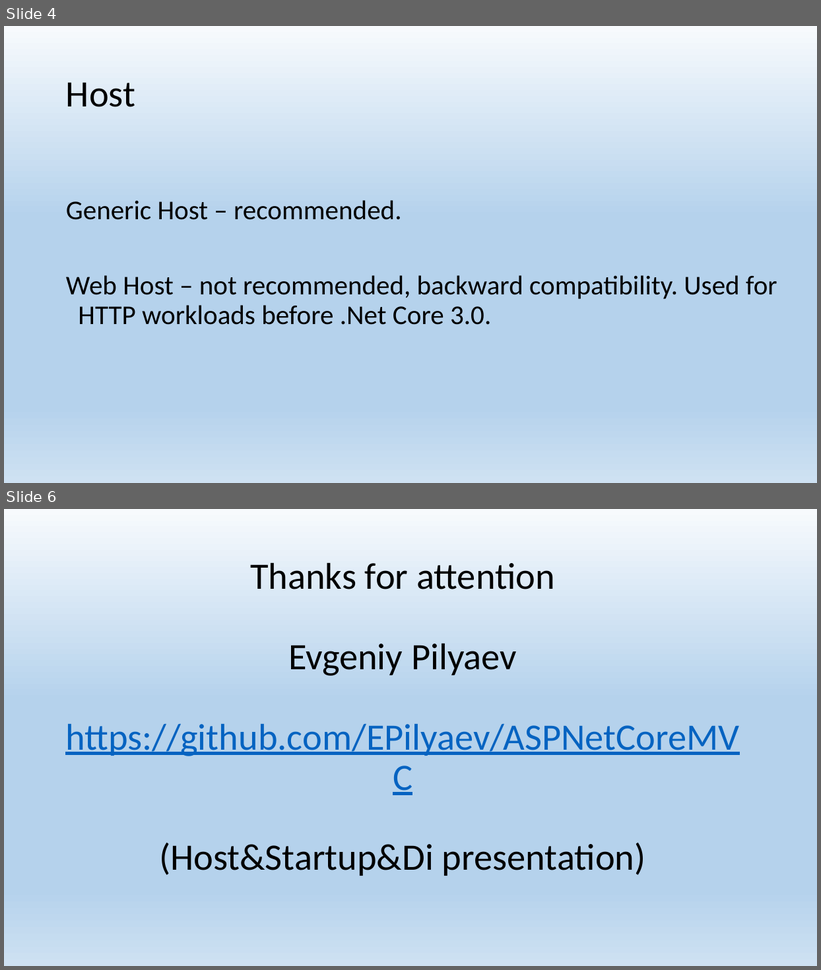
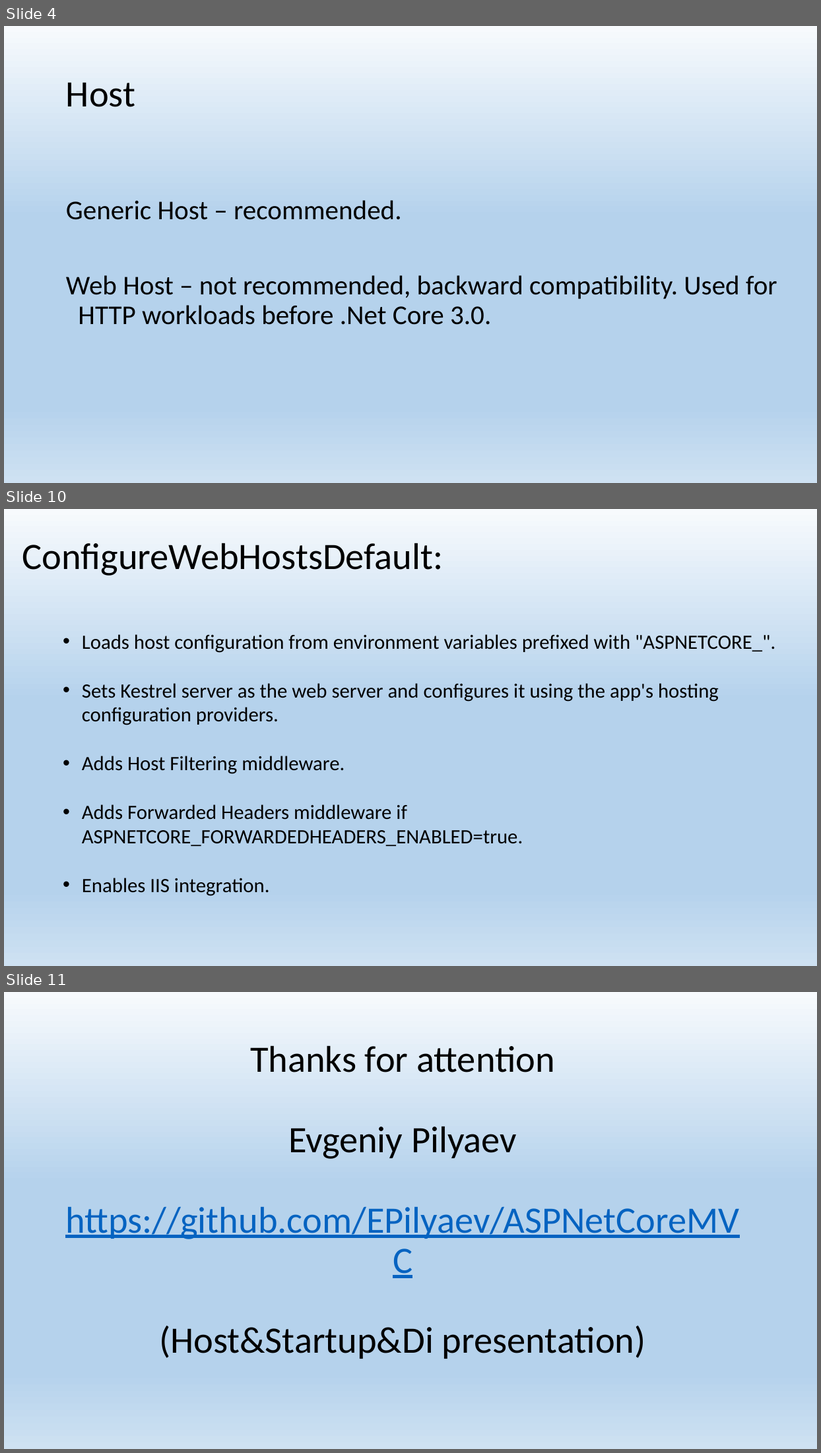
Before and after one commit to EPilyaev/ASPNetCoreMVC, a slide deck: Host&Startup&Di.pptx. Shown one above the other, each under a label of ours: slides 4 and 6 before the commit, slides 4, 10 and 11 after it; the slides between them are not shown. The pictures are 821x970 and 821x1453 pixels, drawn with LibreOffice and Linux fonts; fonts in the diff are those of the drawing. Boxes give left, top, right and bottom in pixels: in the first picture for what was removed or moved away, otherwise in the second. Text is boxed around its words. In the diff, an @@ line names an element or a change of style, - is before the commit and + after.

Commit message:
Generic host

```diff
--- a/Host&Startup&Di.pptx
+++ b/Host&Startup&Di.pptx
@@ slide 10 added at <box>4,509,817,966</box>, background gradient #F7FAFD to #B5D2EC to #CEE1F2 @@
@@ title added at <box>22,543,444,576</box>, 44 pt, text #000000 @@
+ConfigureWebHostsDefault:
@@ text added at <box>82,634,776,896</box>, 24 pt, text #000000 @@
+• Loads host configuration from environment variables prefixed with "ASPNETCORE_".
+• Sets Kestrel server as the web server and configures it using the app's hosting configuration providers.
+• Adds Host Filtering middleware.
+• Adds Forwarded Headers middleware if ASPNETCORE_FORWARDEDHEADERS_ENABLED=true.
+• Enables IIS integration.
@@ what was slide 6 is now slide 11 @@
```
Also in this commit, not shown: 1 slide changed, 4 other slides added, 8 other files.
